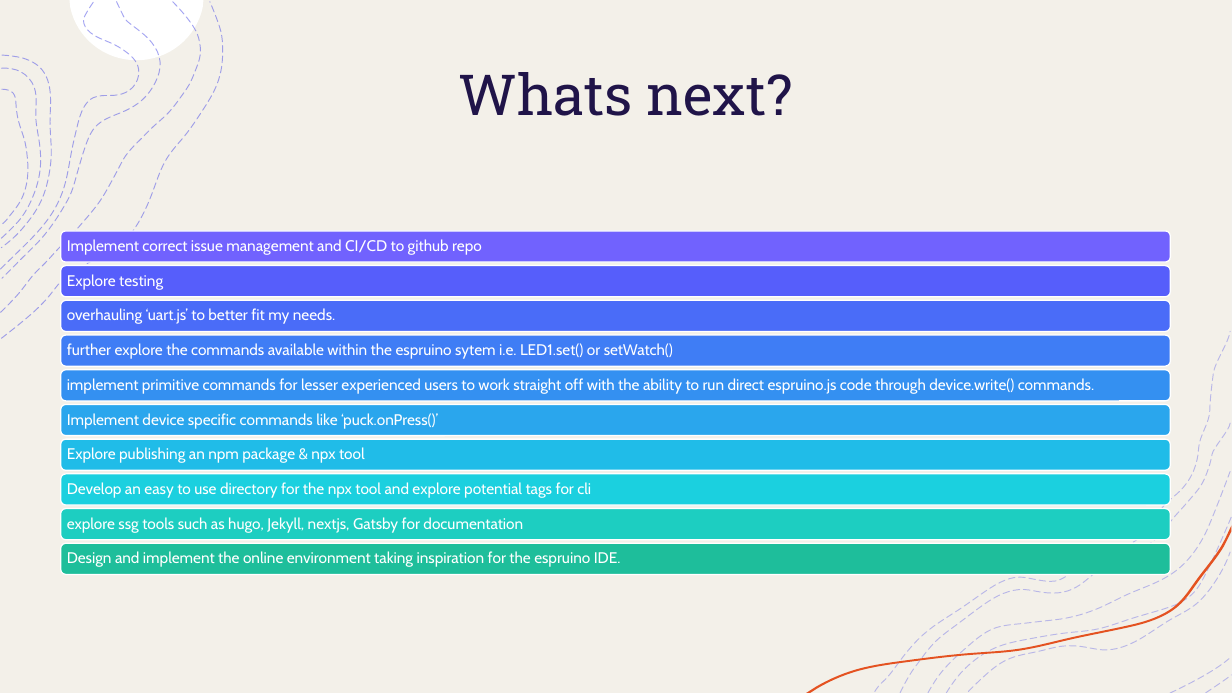
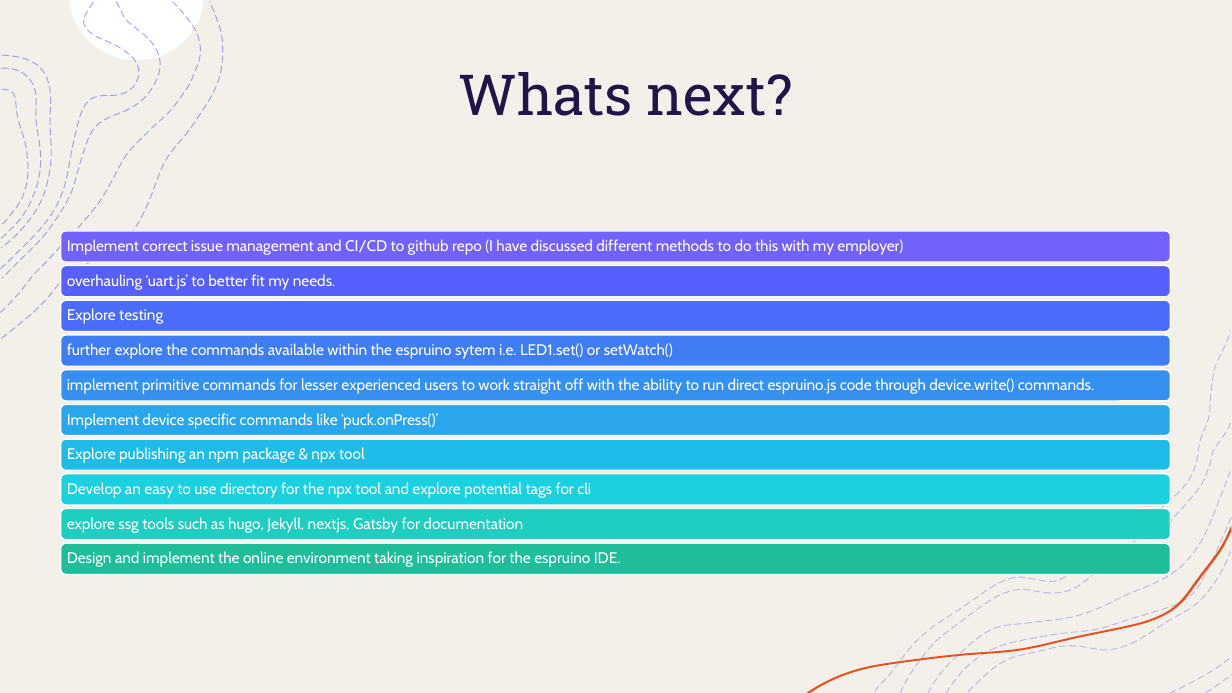
Before and after one commit to callummclu/dissertation, a slide deck: slide 5 of presentation/Week3_presentation.pptx (slide 3 before the commit). Drawn at 1232x693 pixels with LibreOffice and Linux fonts; fonts in the diff are those of the drawing. Boxes give left, top, right and bottom in pixels: in the first picture for what was removed or moved away, otherwise in the second. Text is boxed around its words. In the diff, an @@ line names an element or a change of style, - is before the commit and + after.

```diff
--- a/presentation/Week3_presentation.pptx
+++ b/presentation/Week3_presentation.pptx
@@ text at box(67, 239, 903, 255): text changed @@
-Implement correct issue management and CI/CD to github repo
+Implement correct issue management and CI/CD to github repo (I have discussed different methods to do this with my employer)
@@ text "overhauling ‘uart.js’ to better fit ...": place and size @@
-text "overhauling ‘uart.js’ to better fit ..." at box(67, 308, 335, 324)
+text "overhauling ‘uart.js’ to better fit ..." at box(67, 274, 335, 290)
@@ text "Explore testing": place and size @@
-text "Explore testing" at box(67, 274, 163, 290)
+text "Explore testing" at box(67, 308, 163, 324)
```
Also in this commit, not shown: 2 slides added.
